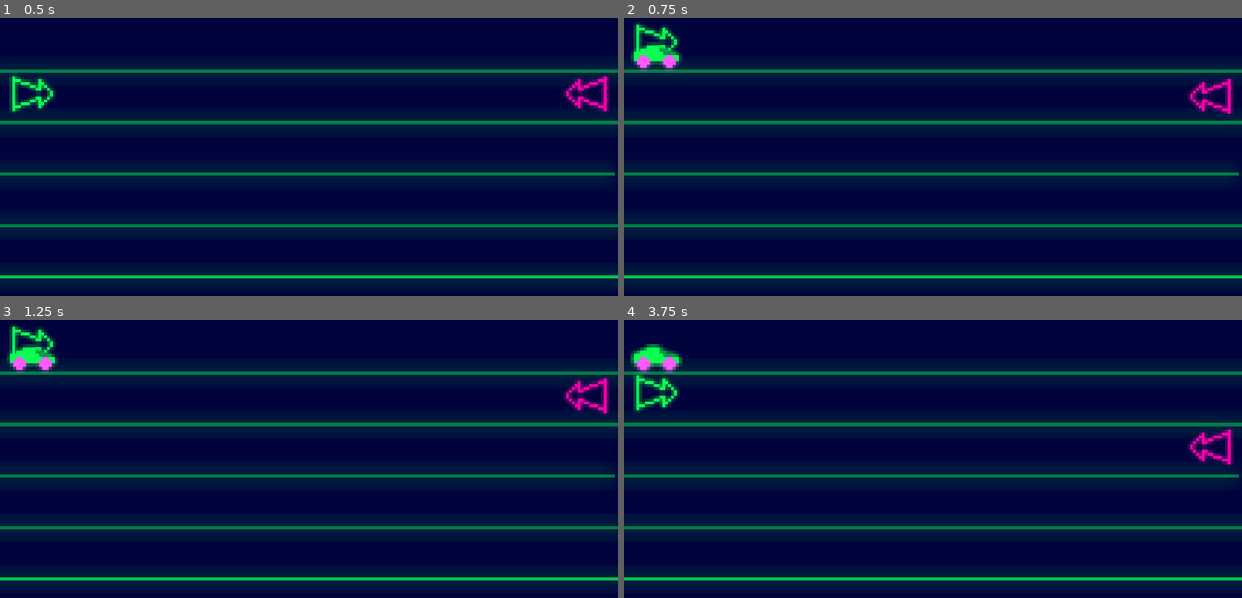
Above: before the commit, frames 1-4 (two rows, left to right).
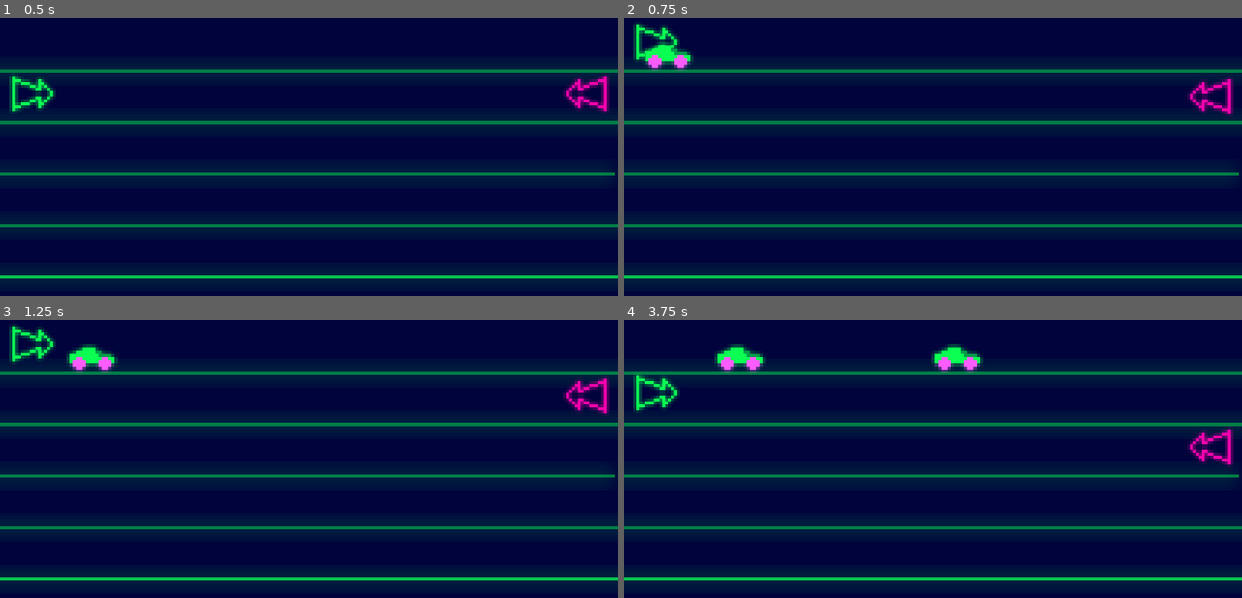
Above: after the commit, the same moments.

Repository: Neppord/battery-pact
Game: Godot game, scene res://main.tscn
Two runs of this game, one before a commit and one after it. Both use one fixed random seed, a clock stepped at 60 frames per second and the inputs below.
Inputs:
- Up to frame 1 (0.5 s): no input
- Up to frame 2 (0.75 s): hold W (player_1_up) from 0.53 s (still down); tap Space (player_1_spawn) at 0.6 s
- Up to frame 3 (1.25 s): keep holding W (player_1_up)
- Up to frame 4 (3.75 s): release W (player_1_up) at 1.28 s; hold S (player_1_down) 1.28-2.03 s; tap one key every 0.75 s from 1.35 s: Down (player_2_down) Up (player_2_up) Space (player_1_spawn) Down (player_2_down); hold W (player_1_up) 2.03-3.53 s; hold S (player_1_down) from 3.53 s (still down)

Frame 1 is identical in both runs. In frame 2, 0.7% of the frame differs, in the area x 1-12%, y 8-20%; in frame 3, 1.1%; in frame 4, 1.9%, in the area x 1-59%, y 8-20%.

Commit message:
Add toy movement
Co-authored-by: Karl Wängberg <karlwangberg@gmail.com>

Diff:
--- /dev/null
+++ b/toy.gd
@@ -0,0 +1,13 @@
+extends CharacterBody2D
+
+
+const SPEED = 300.0
+
+
+func _physics_process(delta: float) -> void:
+
+	# Get the input direction and handle the movement/deceleration.
+	# As good practice, you should replace UI actions with custom gameplay actions.
+	var direction := Vector2.RIGHT
+	velocity = direction * SPEED
+	move_and_slide()
--- a/toy.tscn
+++ b/toy.tscn
@@ -1,11 +1,13 @@
 [gd_scene format=3 uid="uid://c1xwjjii6xoxd"]
 
+[ext_resource type="Script" uid="uid://yp5n1lswdn0y" path="res://toy.gd" id="1_4kfnp"]
 [ext_resource type="Texture2D" uid="uid://c1uq6oijxfhwg" path="res://aseprite/neon-toy-car.png" id="1_tvsie"]
 
 [sub_resource type="RectangleShape2D" id="RectangleShape2D_fe3bf"]
 size = Vector2(14, 8)
 
 [node name="CharacterBody2D" type="CharacterBody2D" unique_id=84683247]
+script = ExtResource("1_4kfnp")
 
 [node name="CollisionShape2D" type="CollisionShape2D" parent="." unique_id=173025041]
 position = Vector2(0, -4)
Not shown, added: toy.gd.uid
Not shown, changed: TODO.md
